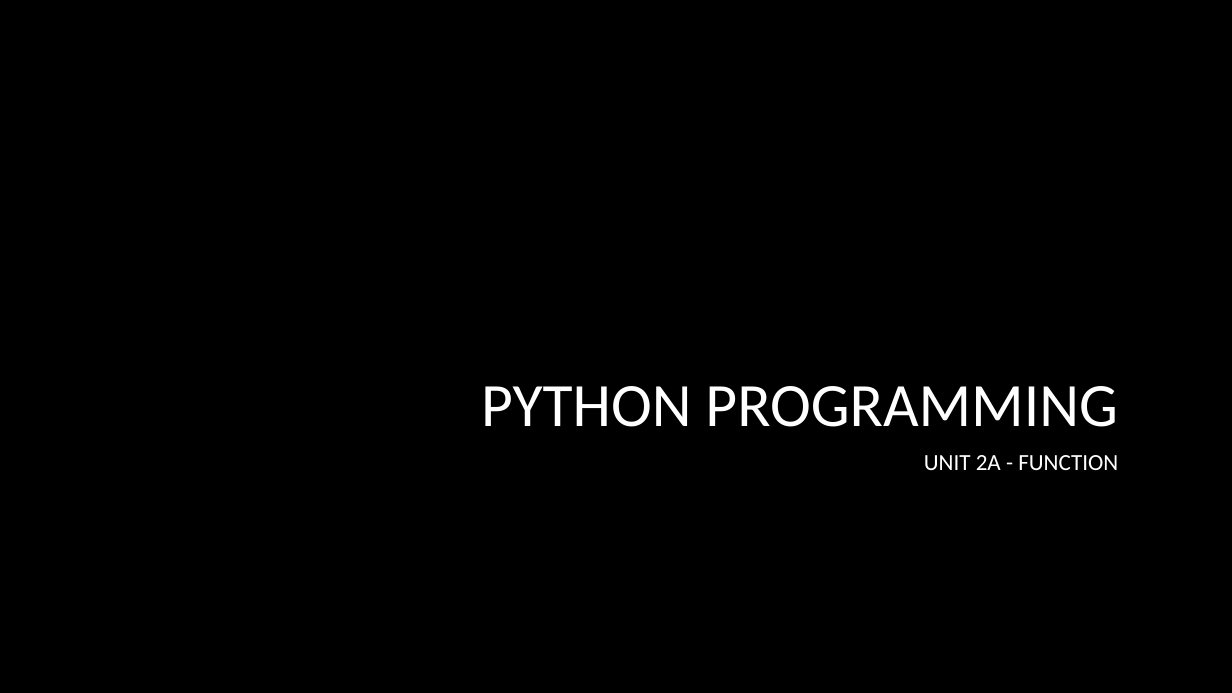
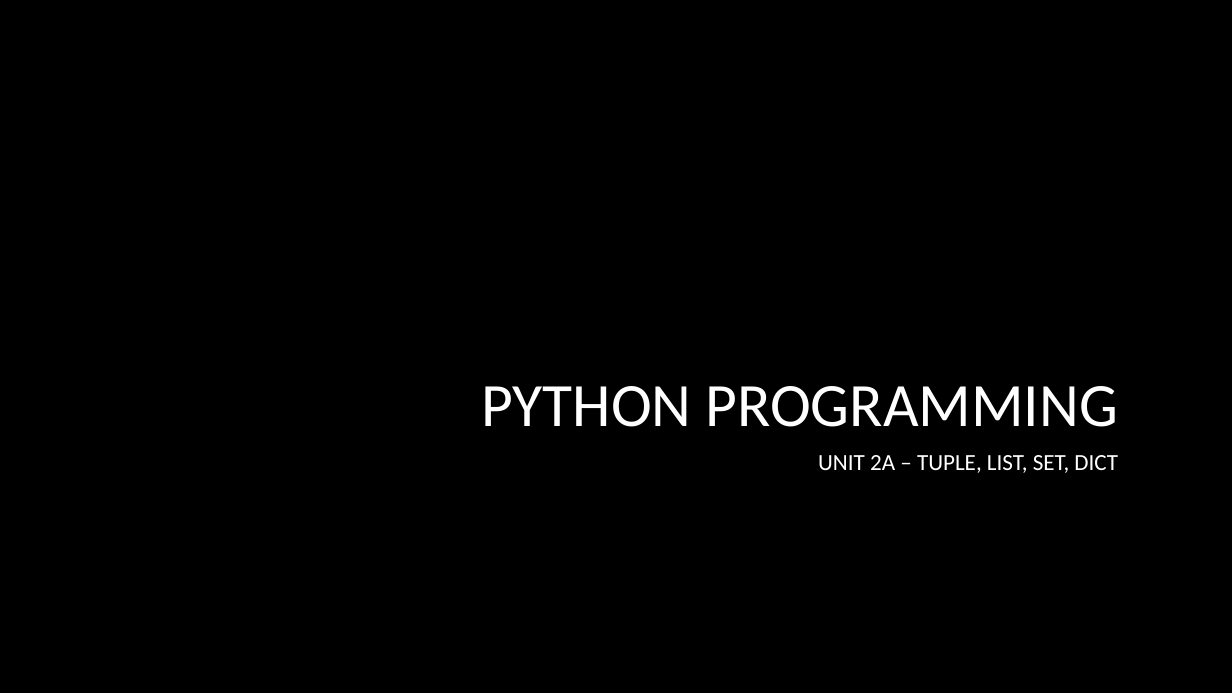
Before and after one commit to bon-netizen/Python-Class-Beginner, a slide deck: slide 1 of Py B - unit 2a.pptx. Drawn at 1232x693 pixels with LibreOffice and Linux fonts; fonts in the diff are those of the drawing; background and template pictures are left out. Boxes give left, top, right and bottom in pixels: in the first picture for what was removed or moved away, otherwise in the second. Text is boxed around its words. In the diff, an @@ line names an element or a change of style, - is before the commit and + after.

```diff
--- a/Py B - unit 2a.pptx
+++ b/Py B - unit 2a.pptx
@@ subtitle at (818, 455, 1118, 473): text changed @@
-UNIT 2A - FUNCTION
+UNIT 2A – TUPLE, LIST, SET, DICT
```
Also in this commit, not shown: 6 other slides changed, 12 slides added, 3 slides removed, 14 other files.
